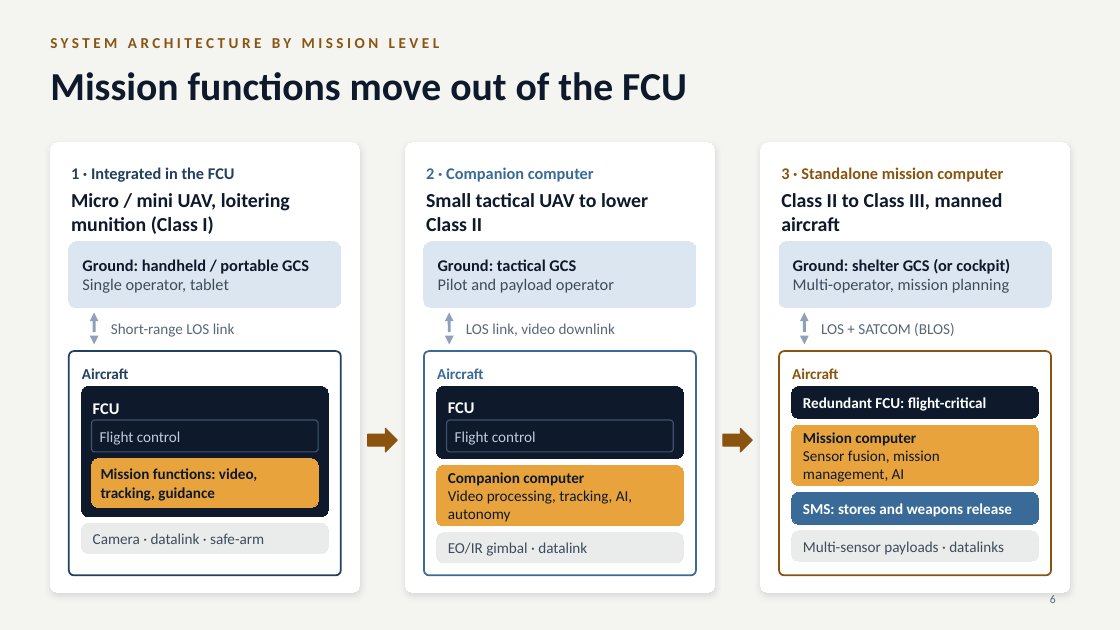
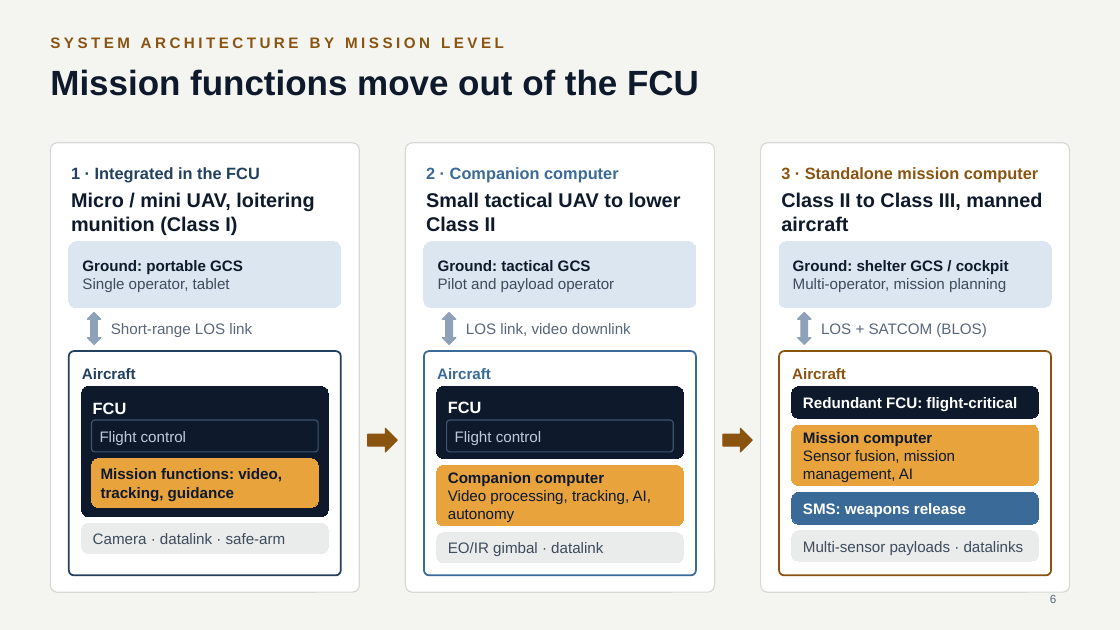
Before and after one commit to mmasabi/AIRepo, a slide deck: slide 6 of Avionics_CoE_Presentation.pptx. Drawn at 1120x630 pixels with LibreOffice and Linux fonts; fonts in the diff are those of the drawing. Boxes give left, top, right and bottom in pixels: in the first picture for what was removed or moved away, otherwise in the second. Text is boxed around its words. In the diff, an @@ line names an element or a change of style, - is before the commit and + after.

```diff
--- a/Avionics_CoE_Presentation.pptx
+++ b/Avionics_CoE_Presentation.pptx
@@ title "Mission functions move out of ..." at [50, 69, 699, 96]: size 34 to 30 pt, font Calibri to Arial @@
@@ font Calibri to Arial; outline #FFFFFF 0.75 pt to #D5DAD6 1 pt; shadow off in 3 elements at [50, 143, 360, 592], [406, 143, 715, 592], [761, 143, 1070, 592] @@
@@ text in rounded rectangle at [82, 260, 243, 274]: text changed; size 14 to 13 pt; font Calibri to Arial @@
-Ground: handheld / portable GCS
+Ground: portable GCS
@@ rounded rectangle "Ground: tactical GCS" at [424, 242, 697, 308]: size 14 to 13 pt, font Calibri to Arial @@
@@ text in rounded rectangle at [793, 260, 1009, 274]: text changed; size 14 to 13 pt; font Calibri to Arial @@
-Ground: shelter GCS (or cockpit)
+Ground: shelter GCS / cockpit
@@ text in rounded rectangle at [82, 278, 230, 292]: size 14 to 13 pt, font Calibri to Arial in "Single operator, tablet" @@
@@ text in rounded rectangle at [793, 278, 1006, 292]: size 14 to 13 pt, font Calibri to Arial in "Multi-operator, mission planning" @@
@@ up down arrow added at [87, 313, 101, 344], fill #8FA1B8, outline #8FA1B8 1 pt @@
@@ double arrow removed from (94, 313) to (94, 344) @@
@@ up down arrow added at [443, 313, 456, 344], fill #8FA1B8, outline #8FA1B8 1 pt @@
@@ double arrow removed from (450, 313) to (450, 344) @@
@@ up down arrow added at [798, 313, 812, 344], fill #8FA1B8, outline #8FA1B8 1 pt @@
@@ double arrow removed from (805, 313) to (805, 344) @@
@@ text in rounded rectangle at [803, 503, 966, 517]: text changed; font Calibri to Arial @@
-SMS: stores and weapons release
+SMS: weapons release
@@ font Calibri to Arial in 19 elements at [50, 37, 504, 48], [111, 323, 252, 337], [69, 351, 341, 576], [82, 386, 329, 517], [92, 420, 318, 452], [92, 459, 318, 507], [82, 523, 329, 554], [466, 323, 631, 336], [424, 351, 697, 576], [437, 386, 684, 459], [447, 420, 674, 452], [437, 465, 684, 526], [437, 533, 684, 563], [821, 323, 986, 337], [780, 351, 1052, 576], [792, 386, 1039, 418], [792, 425, 1039, 486], [792, 531, 1039, 561], [1050, 595, 1056, 603] @@
```
Also in this commit, not shown: 15 other slides changed.
